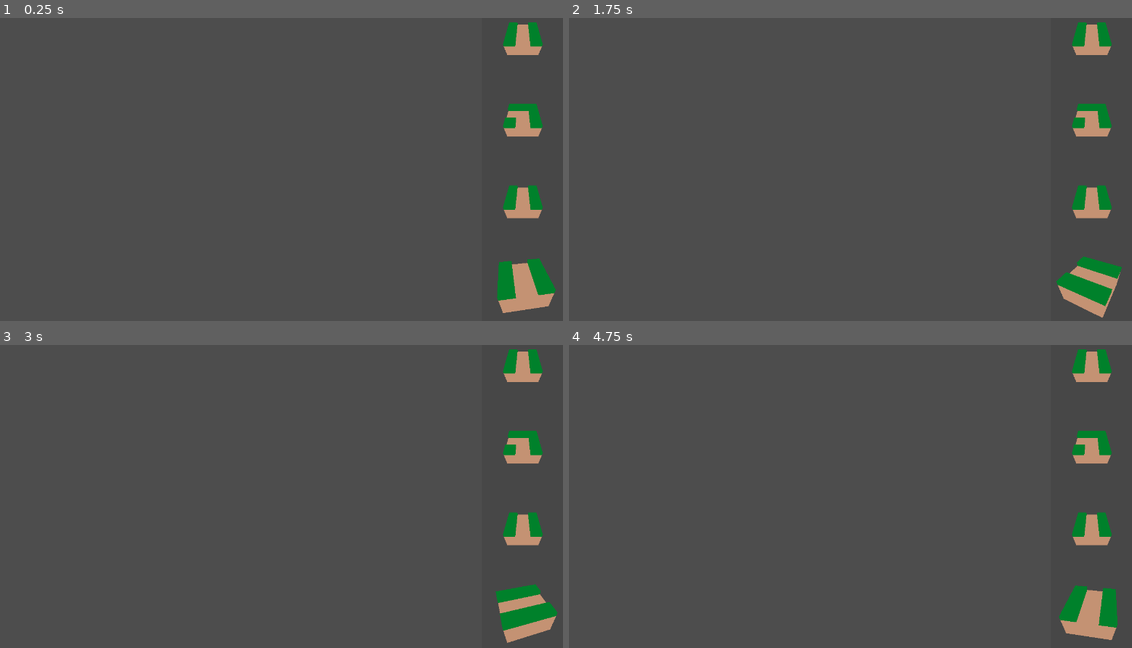
Above: before the commit, frames 1-4 (two rows, left to right).
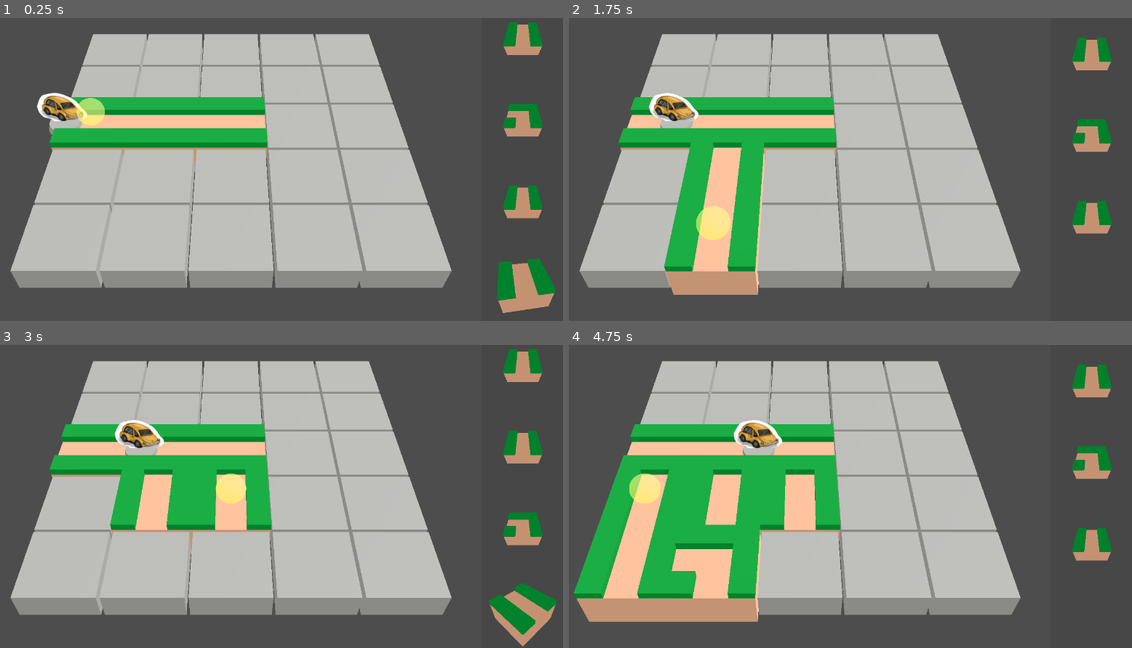
Above: after the commit, the same moments.

Repository: Pro1d/code4cause
Game: Godot game, scene res://scenes/main/GameMain.tscn
Two runs of this game, one before a commit and one after it. Both use one fixed random seed, a clock stepped at 60 frames per second and the inputs below. Sound files missing from this copy of the repository are replaced by a short silence.
Inputs:
- Up to frame 1 (0.25 s): no input
- Up to frame 2 (1.75 s): tap Enter (ui_accept) at 0.5, 0.77, 1.52 s; hold D (move_right) 0.53-1.28 s; hold S (move_down) from 1.28 s (still down)
- Up to frame 3 (3 s): release S (move_down) at 2.03 s; hold D (move_right) 2.03-2.78 s; hold W (move_up) from 2.78 s (still down)
- Up to frame 4 (4.75 s): tap Enter (ui_accept) at 3.02, 3.77, 4.52 s; release W (move_up) at 3.53 s; hold A (move_left) from 3.53 s (still down)

The runs differ from the first frame. In frame 1, 54% of the frame differs, in the area x 1-81%, y 5-89%; in frame 2, 58%; in frame 3, 55%; in frame 4, 59%, in the area x 0-98%, y 1-98%.
Error before the commit: Parse Error: Invalid argument for "highlight()" function: argument 1 should be "bool" but is "PackedScene". (res://scripts/prototype/placement_grid.gd:37)

Commit message:
fixed old highlight

Diff:
--- a/scripts/prototype/placement_grid.gd
+++ b/scripts/prototype/placement_grid.gd
@@ -34,19 +34,19 @@
 		_generate_row()
 
 	var initial_cell : PlacementCell = cells[0][2]
-	initial_cell.highlight(packed_straight)
+	initial_cell.predraw(packed_straight)
 	initial_cell.rotate_cell(PI/2)
 	initial_cell.place()
 	initial_cell.reset()
 
 	initial_cell  = cells[1][2]
-	initial_cell.highlight(packed_straight)
+	initial_cell.predraw(packed_straight)
 	initial_cell.rotate_cell(PI/2)
 	initial_cell.place()
 	initial_cell.reset()
 
 	initial_cell  = cells[2][2]
-	initial_cell.highlight(packed_straight)
+	initial_cell.predraw(packed_straight)
 	initial_cell.rotate_cell(PI/2)
 	initial_cell.place()
 	initial_cell.reset()
